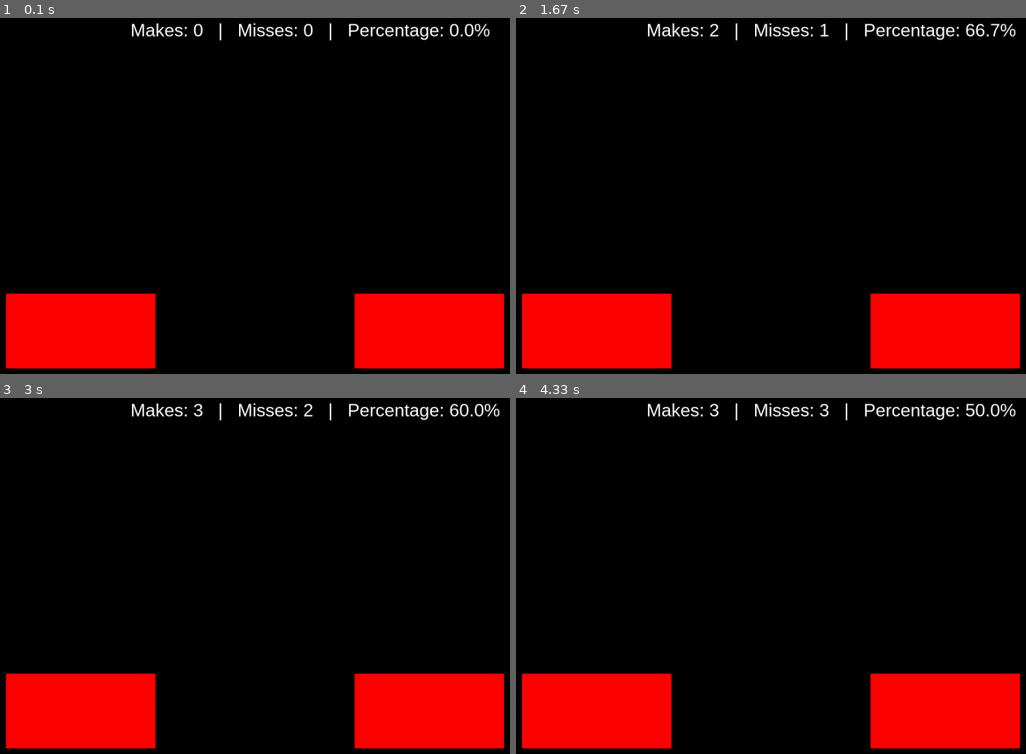
Above: before the commit, frames 1-4 (two rows, left to right).
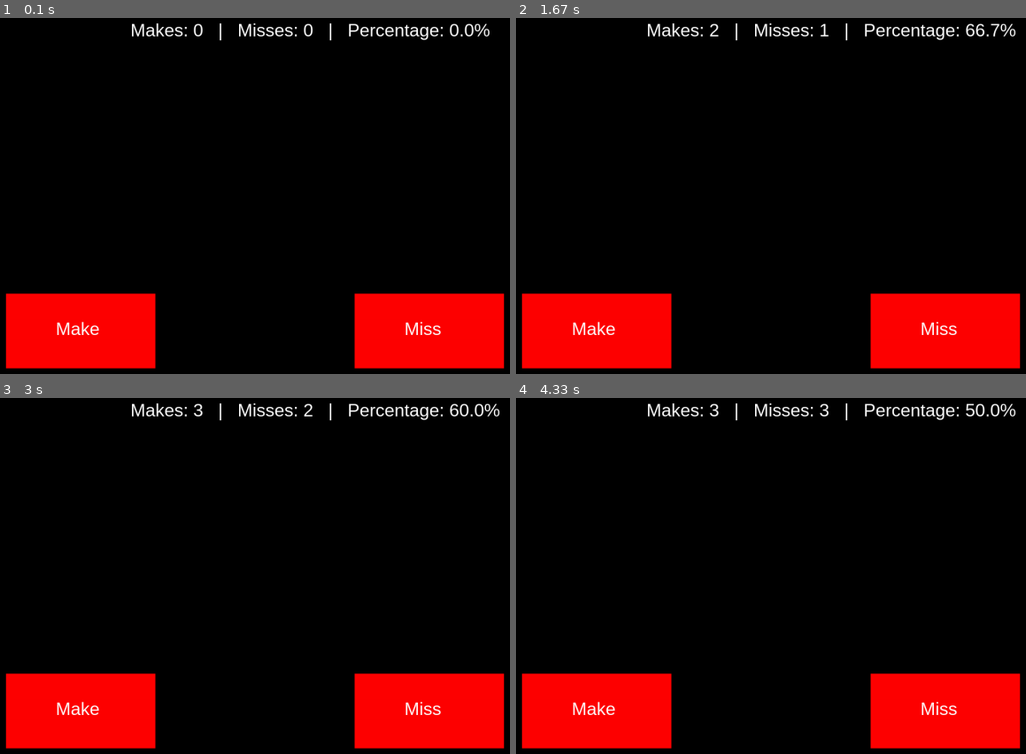
Above: after the commit, the same moments.

Repository: soyleremo3/AI-Machine_Learning
Game: pygame game, started from MyWorkSpace/Basketball_Proffosional.py
Two runs of this game, one before a commit and one after it. Both use one fixed random seed, a clock stepped at 60 frames per second and the inputs below.
Inputs (mouse positions are in pixels of both pictures, inside the frame that each line leads up to):
- Up to frame 1 (0.1 s): no input
- Up to frame 2 (1.67 s): click (944, 331) at 0.38 s, where only the run after the commit has a clickable "Miss"; click (597, 331) at 0.72 s, where only the run after the commit has a clickable "Make"; click (521, 334) at 1.05 s
- Up to frame 3 (3 s): click (81, 711) at 1.88 s, where only the run after the commit has a clickable "Make"; click (459, 675) at 2.72 s
- Up to frame 4 (4.33 s): click (944, 711) at 3.55 s, where only the run after the commit has a clickable "Miss"

The runs differ from the first frame. In frame 1, 0.3% of the frame differs, in the area x 11-87%, y 85-90%; in frame 2, 0.3%; in frame 3, 0.3%; in frame 4, 0.3%.

Commit message:
Basketball code iis finished but skore system is not finished yet

Diff:
--- a/MyWorkSpace/Basketball_Proffosional.py
+++ b/MyWorkSpace/Basketball_Proffosional.py
@@ -72,9 +72,13 @@
     # Render text strings into surface objects
     stats_text = f"Makes: {makes}   |   Misses: {misses}   |   Percentage: {shooting_percentage:.1f}%"
     text_surface = font.render(stats_text, True, WHITE)
+    make_miss_surface = font.render("Make", True, WHITE)
+    miss_miss_surface = font.render("Miss", True, WHITE)
 
     # Draw the text surface to the top-center of the screen
     screen.blit(text_surface, (550, 100))
+    screen.blit(make_miss_surface, (400, 700))  # Positioning the "Make" and "Miss" labels above their respective buttons
+    screen.blit(miss_miss_surface, (1100, 700))  # Positioning the "Make" and "Miss" labels above their respective buttons
 
     # 5. Update the display and cap the frame rate
     pygame.display.flip()
